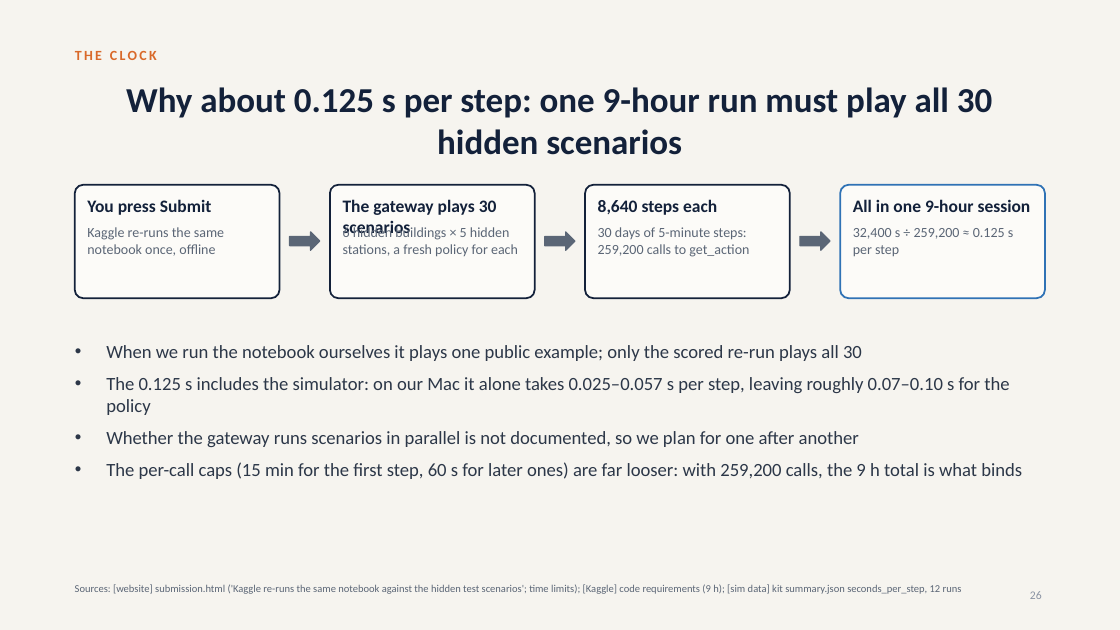
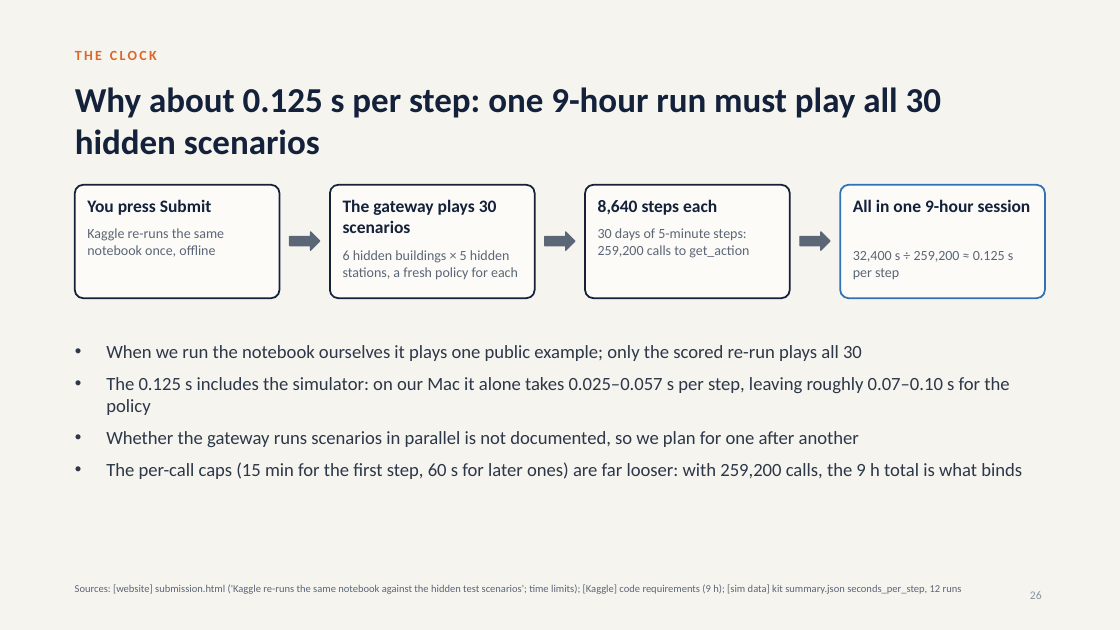
Before and after one commit to srivathsanb14/working-code, a slide deck: slide 26 of docs/One_Controller_for_Every_Building_meeting.pptx. Drawn at 1120x630 pixels with LibreOffice and Linux fonts; fonts in the diff are those of the drawing. Boxes give left, top, right and bottom in pixels: in the first picture for what was removed or moved away, otherwise in the second. Text is boxed around its words. In the diff, an @@ line names an element or a change of style, - is before the commit and + after.

```diff
--- a/docs/One_Controller_for_Every_Building_meeting.pptx
+++ b/docs/One_Controller_for_Every_Building_meeting.pptx
@@ title "Why about 0.125 s per ..." at [75,87,941,155]: alignment centre to left @@
@@ text "The gateway plays 30 scenarios" rewrapped from [343,199,497,237] to [343,199,497,233] @@
@@ text "6 hidden buildings × 5 ...": place and size @@
-text "6 hidden buildings × 5 ..." at [343,225,518,257]
+text "6 hidden buildings × 5 ..." at [343,250,518,280]
@@ text "32,400 s ÷ 259,200 ≈ ...": place and size @@
-text "32,400 s ÷ 259,200 ≈ ..." at [853,228,1013,256]
+text "32,400 s ÷ 259,200 ≈ ..." at [853,251,1013,279]
```
Also in this commit, not shown: 153 other slides changed, 4 other files.
